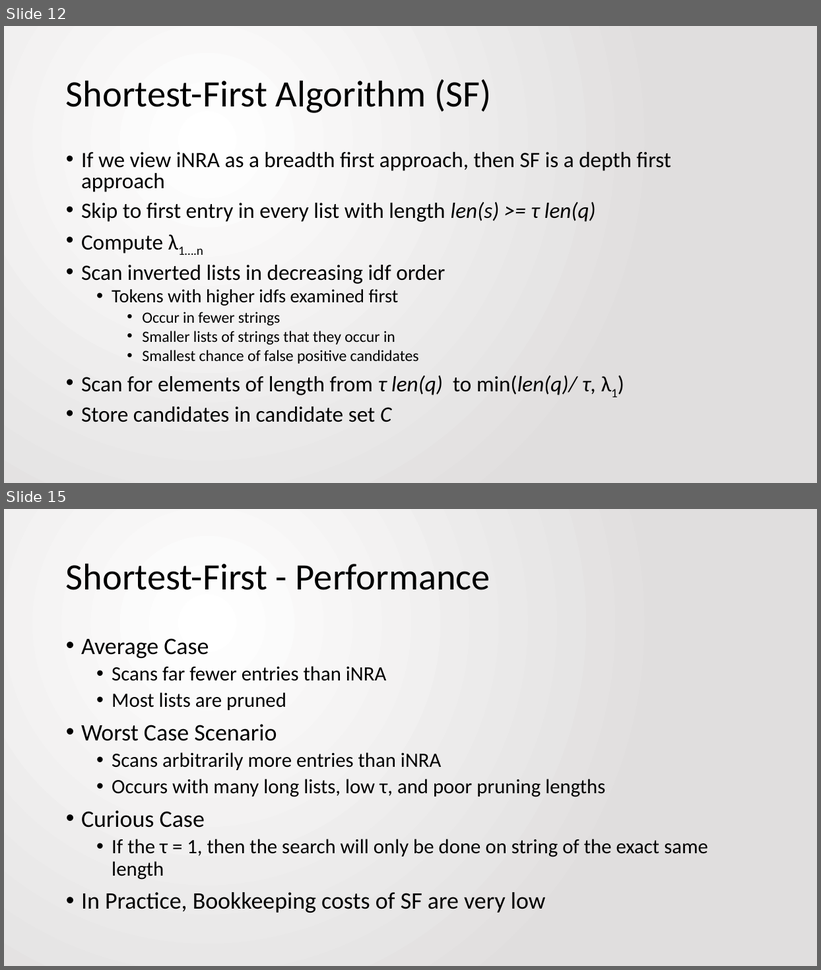
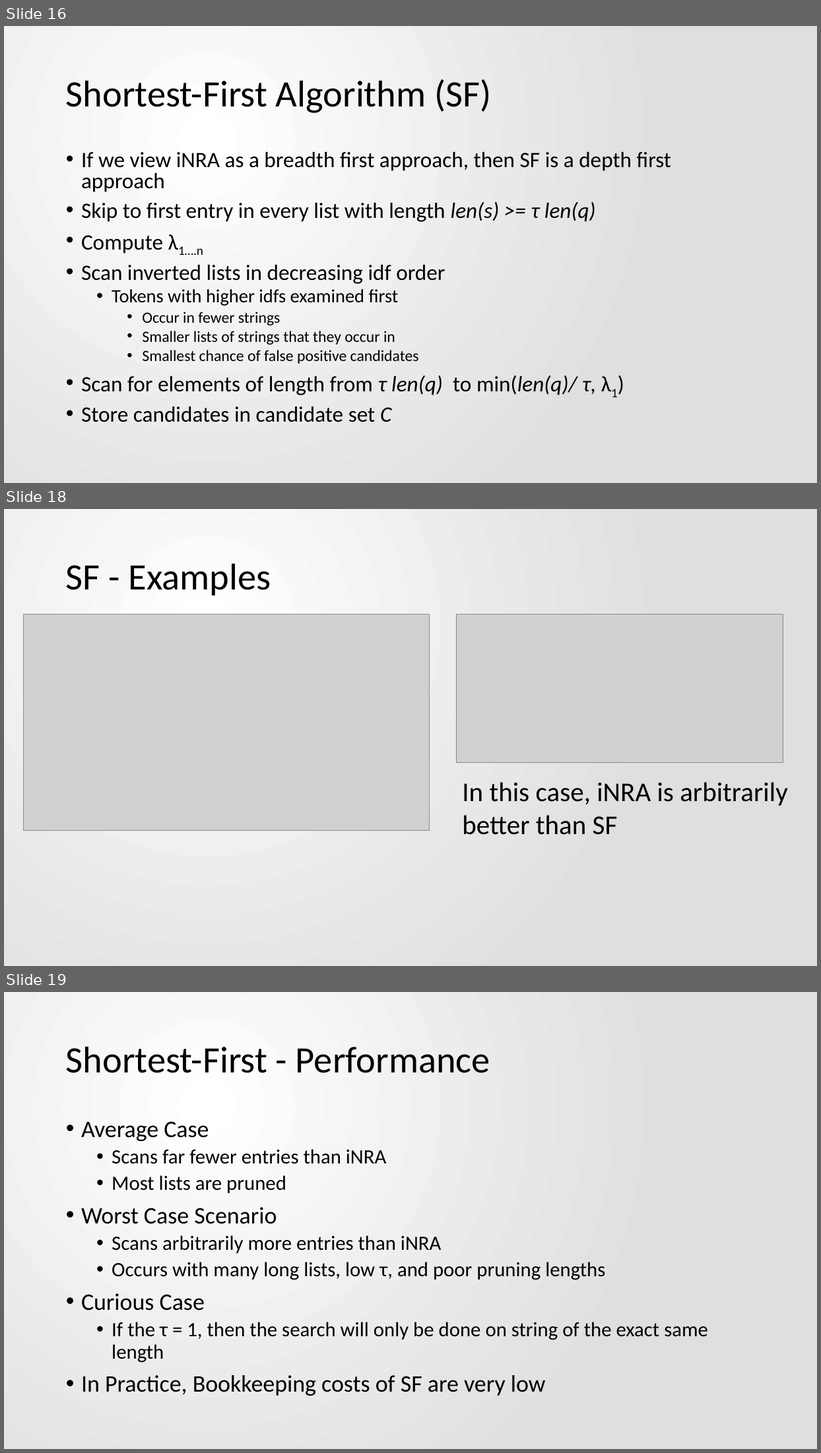
Before and after one commit to jbfitz/EECS405, a slide deck: Paper Presentation/EECS405.PattersonFitzpatrick.PaperPresentation.pptx. Shown one above the other, each under a label of ours: slides 12 and 15 before the commit, slides 16, 18 and 19 after it; the slides between them are not shown. The pictures are 821x970 and 821x1453 pixels, drawn with LibreOffice and Linux fonts; fonts in the diff are those of the drawing; grey boxes stand for pictures. Boxes give left, top, right and bottom in pixels: in the first picture for what was removed or moved away, otherwise in the second. Text is boxed around its words. In the diff, an @@ line names an element or a change of style, - is before the commit and + after.

```diff
--- a/Paper Presentation/EECS405.PattersonFitzpatrick.PaperPresentation.pptx
+++ b/Paper Presentation/EECS405.PattersonFitzpatrick.PaperPresentation.pptx
@@ slide 18 added at [4, 509, 817, 966], background gradient #FFFFFF to #E1DFDF @@
@@ title added at [66, 563, 271, 595], 44 pt, text #000000 @@
+SF - Examples
@@ picture added at [24, 615, 430, 831] @@
@@ picture added at [457, 615, 783, 763] @@
@@ text added at [462, 782, 788, 835], 32 pt, text #000000 @@
+In this case, iNRA is arbitrarily better than SF
@@ what was slide 12 is now slide 16 @@
@@ what was slide 15 is now slide 19 @@
```
Also in this commit, not shown: 9 slides changed, 4 other slides added, 1 slide removed.
